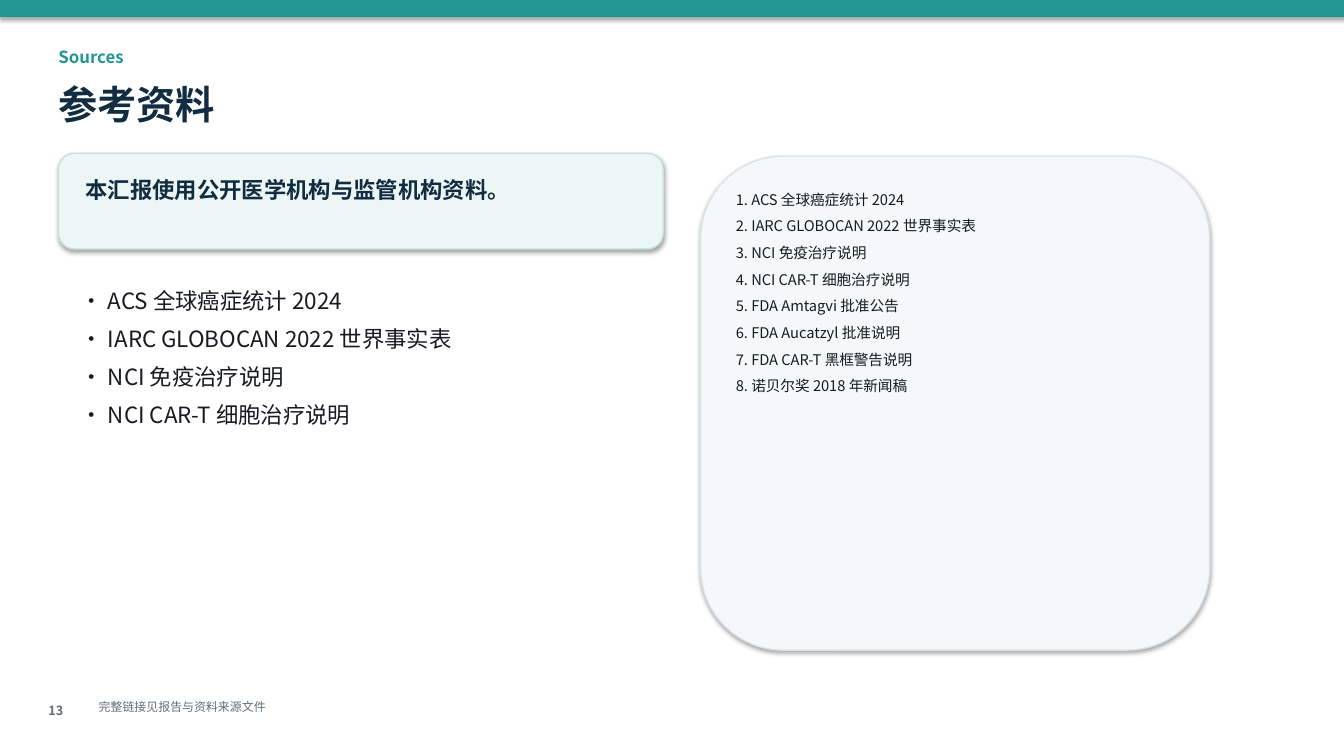
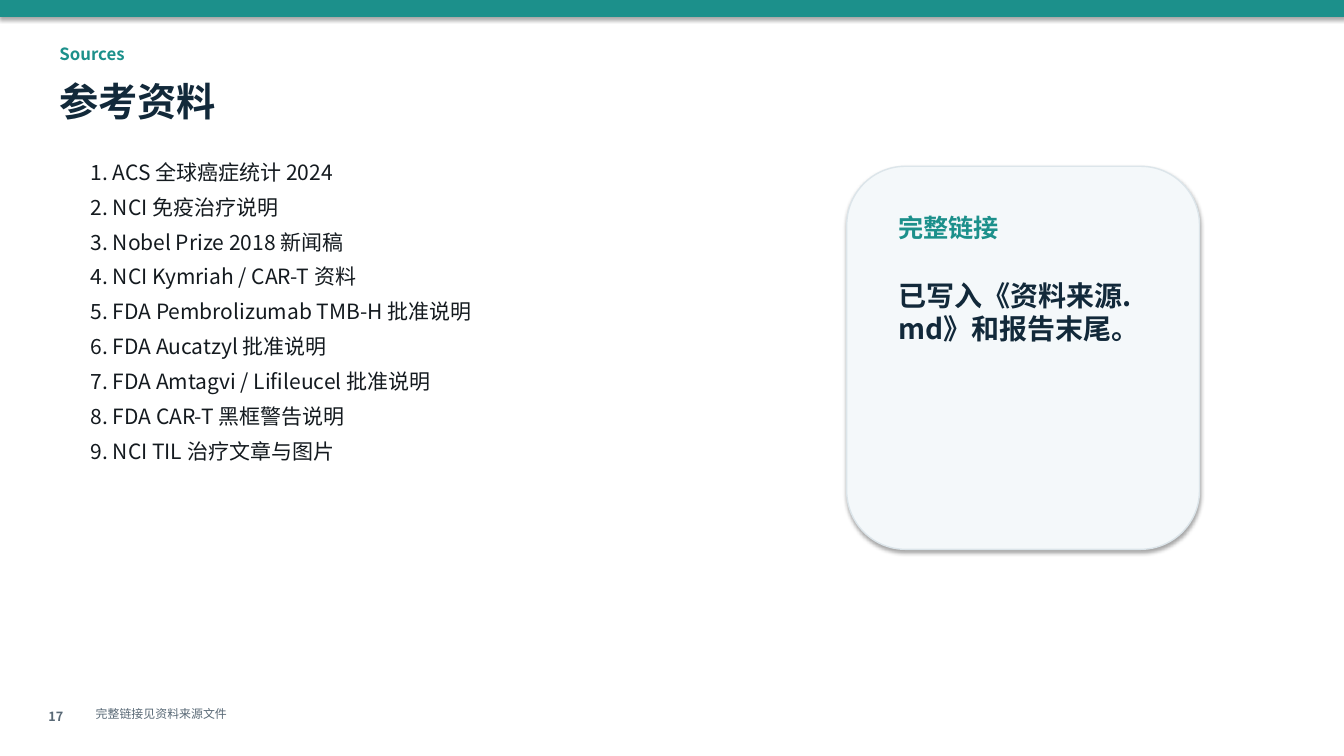
Before and after one commit to zdjc445/26Spring, a slide deck: slide 17 of 细胞治疗与免疫治疗/疾病的细胞治疗与免疫治疗.pptx (slide 13 before the commit). Drawn at 1344x756 pixels with LibreOffice and Linux fonts; fonts in the diff are those of the drawing. Boxes give left, top, right and bottom in pixels: in the first picture for what was removed or moved away, otherwise in the second. Text is boxed around its words. In the diff, an @@ line names an element or a change of style, - is before the commit and + after.

Commit message:
完善细胞治疗与免疫治疗汇报材料

```diff
--- a/细胞治疗与免疫治疗/疾病的细胞治疗与免疫治疗.pptx
+++ b/细胞治疗与免疫治疗/疾病的细胞治疗与免疫治疗.pptx
@@ text "Sources" at [59,47,124,61]: text colour #209692 to #1C908B @@
@@ text "参考资料" at [59,82,216,120]: text colour #132D40 to #12293A @@
@@ rounded rectangle removed at [58,153,663,249] @@
@@ text removed at [86,179,510,200] @@
-本汇报使用公开医学机构与监管机构资料。
@@ text added at [91,162,471,461], 15 pt, text #141A1F @@
+1. ACS 全球癌症统计 2024
+2. NCI 免疫治疗说明
+3. Nobel Prize 2018 新闻稿
+4. NCI Kymriah / CAR-T 资料
+5. FDA Pembrolizumab TMB-H 批准说明
+6. FDA Aucatzyl 批准说明
+7. FDA Amtagvi / Lifileucel 批准说明
+8. FDA CAR-T 黑框警告说明
+9. NCI TIL 治疗文章与图片
@@ rounded rectangle: place and size @@
-rounded rectangle at [701,156,1210,650]
+rounded rectangle at [847,166,1200,549]
@@ rounded rectangle at [847,166,1200,549]: outline #DAE4E9 1 pt to #DCE5EA 1 pt @@
@@ text removed at [736,192,976,392] @@
-1. ACS 全球癌症统计 2024
-2. IARC GLOBOCAN 2022 世界事实表
-3. NCI 免疫治疗说明
-4. NCI CAR-T 细胞治疗说明
-5. FDA Amtagvi 批准公告
-6. FDA Aucatzyl 批准说明
-7. FDA CAR-T 黑框警告说明
-8. 诺贝尔奖 2018 年新闻稿
@@ text added at [898,215,999,239], 18 pt, text #1C908B, bold @@
+完整链接
@@ text removed at [108,290,452,425] @@
-· ACS 全球癌症统计 2024
-· IARC GLOBOCAN 2022 世界事实表
-· NCI 免疫治疗说明
-· NCI CAR-T 细胞治疗说明
@@ text added at [898,282,1139,342], 20 pt, text #12293A, bold @@
+已写入《资料来源.md》和报告末尾。
@@ text removed at [48,705,63,715] @@
-13
@@ text added at [48,711,63,721], 9 pt, text #596976, bold @@
+17
@@ text at [96,708,227,719]: text changed; text colour #606F7B to #596976 @@
-完整链接见报告与资料来源文件
+完整链接见资料来源文件
```
Also in this commit, not shown: 5 other slides changed, 11 slides added, 7 slides removed, 14 other files.
